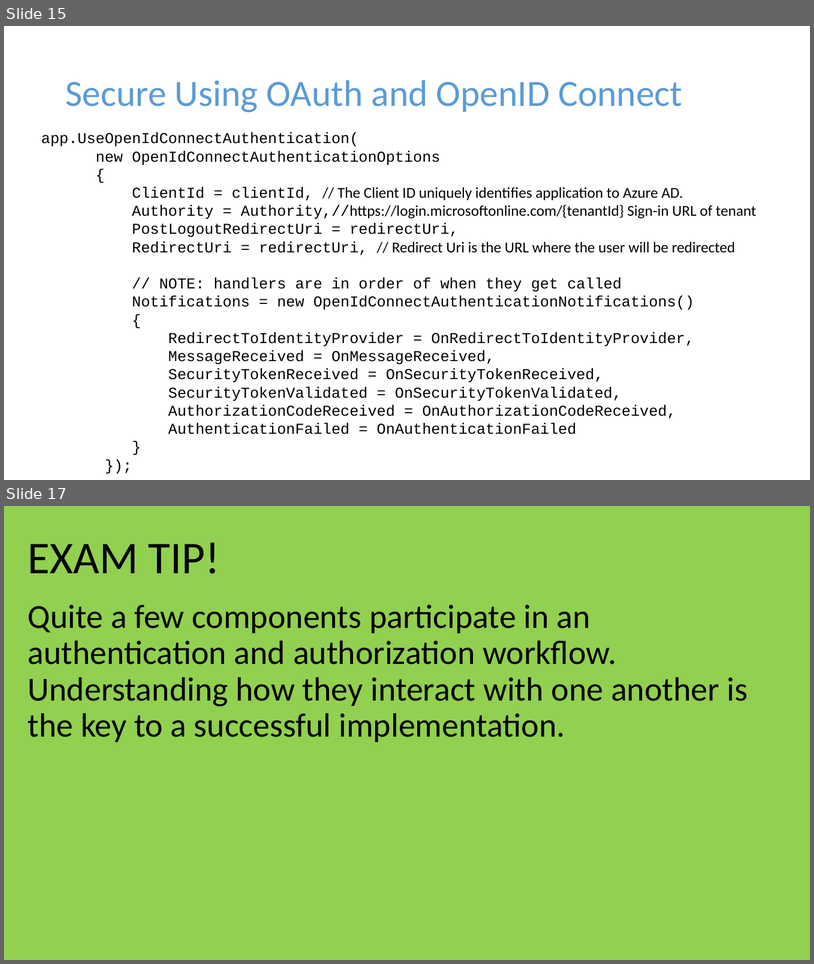
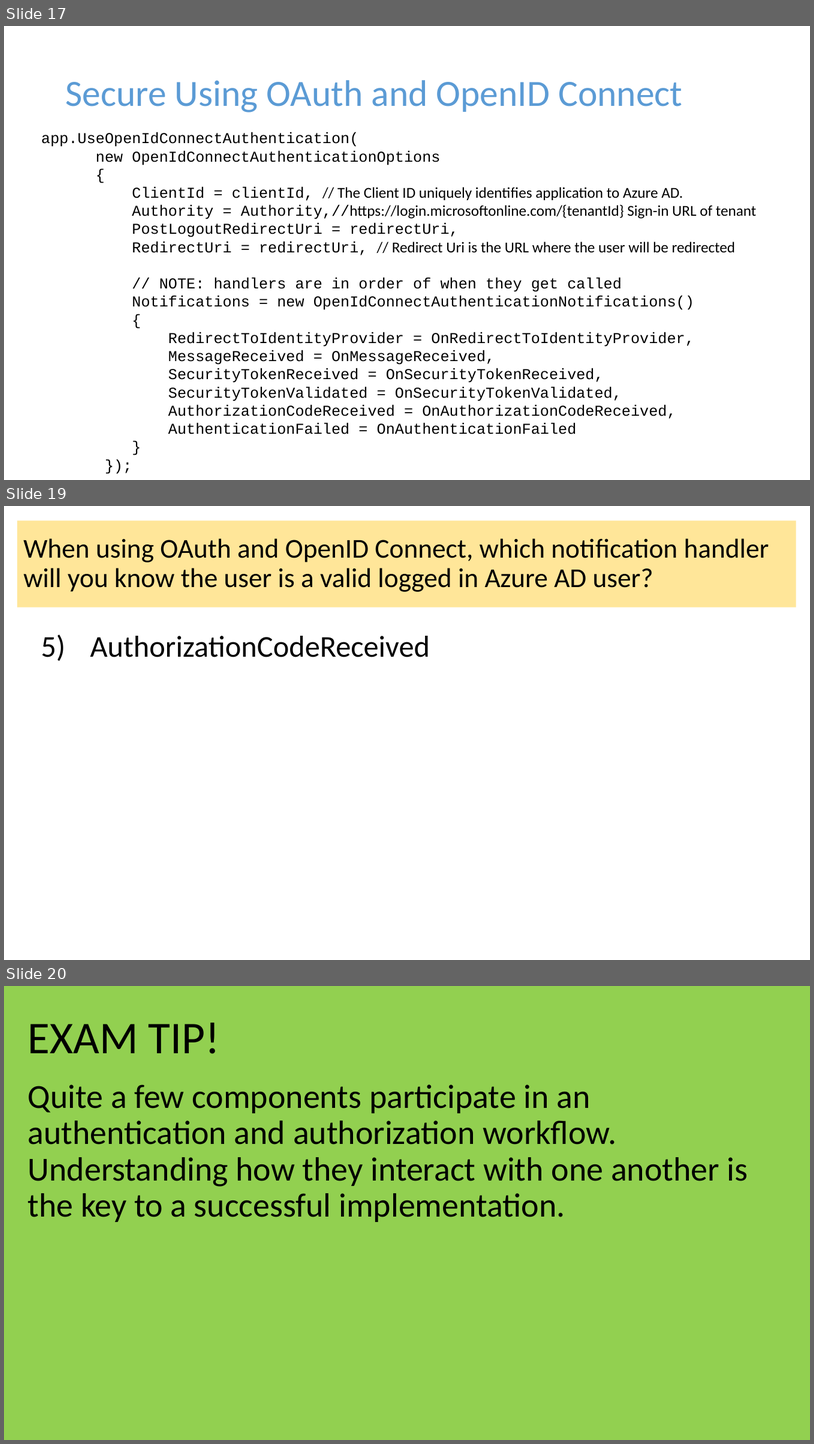
Before and after one commit to dstolts/70-534, a slide deck: Presentations/70-534-Combined-SecuritySlides.pptx. Shown one above the other, each under a label of ours: slides 15 and 17 before the commit, slides 17, 19 and 20 after it; the slides between them are not shown. The pictures are 814x964 and 814x1444 pixels, drawn with LibreOffice and Linux fonts; fonts in the diff are those of the drawing. Boxes give left, top, right and bottom in pixels: in the first picture for what was removed or moved away, otherwise in the second. Text is boxed around its words. In the diff, an @@ line names an element or a change of style, - is before the commit and + after.

```diff
--- a/Presentations/70-534-Combined-SecuritySlides.pptx
+++ b/Presentations/70-534-Combined-SecuritySlides.pptx
@@ slide 19 added at [4, 506, 810, 960], background #FFFFFF @@
@@ title added at [17, 520, 797, 607], fill #FFE699, 32.4 pt, text #000000 @@
+When using OAuth and OpenID Connect, which notification handler will you know the user is a valid logged in Azure AD user?
@@ text added at [90, 636, 430, 657], 36 pt, text #000000 @@
+5) AuthorizationCodeReceived
@@ what was slide 15 is now slide 17 @@
@@ what was slide 17 is now slide 20 @@
```
Also in this commit, not shown: 6 slides changed, 3 other slides added.
